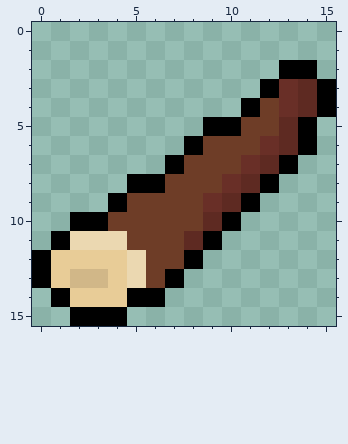
Two versions of one pixel-art sprite, Assets/Sprites/IngredientsSprites/Mandioca.png. Above, as it was before the edit.
The file is 16x16 pixels. Colours within 5 levels of each other are drawn and written as one.
The result:
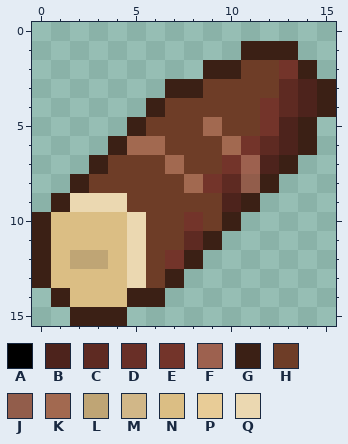
Palette (. is transparent): A #000000  B #4d231c  C #5e2a22  D #692f27  E #73342a  F #9d614f  G #3b2015  H #6e3d27  J #925d4b  K #a26950  L #bfa575  M #d1b788  N #dbbe84  P #e8cc97  Q #ebd8b1
What changed:
Changed rows in their new state; - is an unchanged pixel.
first column x 0:
 1 -----------GGG--
 2 ---------GGHHEG-
 3 -------GGHHHHCBG
 4 ------GHHHHHECBG
 5 -----GHHHKH-EBG-
 6 ----GKKHH-KECBG-
 7 ---GHHHK--EFBG--
 8 --GHHHH-KECJG---
 9 -GQQQ----HBG----
10 GNNNNQ--EHG-----
11 GNNNNQ---G------
12 GNLLN--EG-------
13 GNNNN--G--------
14 -GNNNGG---------
15 --GGG-----------
Boxes around the changes in both pictures, in picture pixels (x1, y1, x2, y2):
changed: (32, 41, 336, 326)
